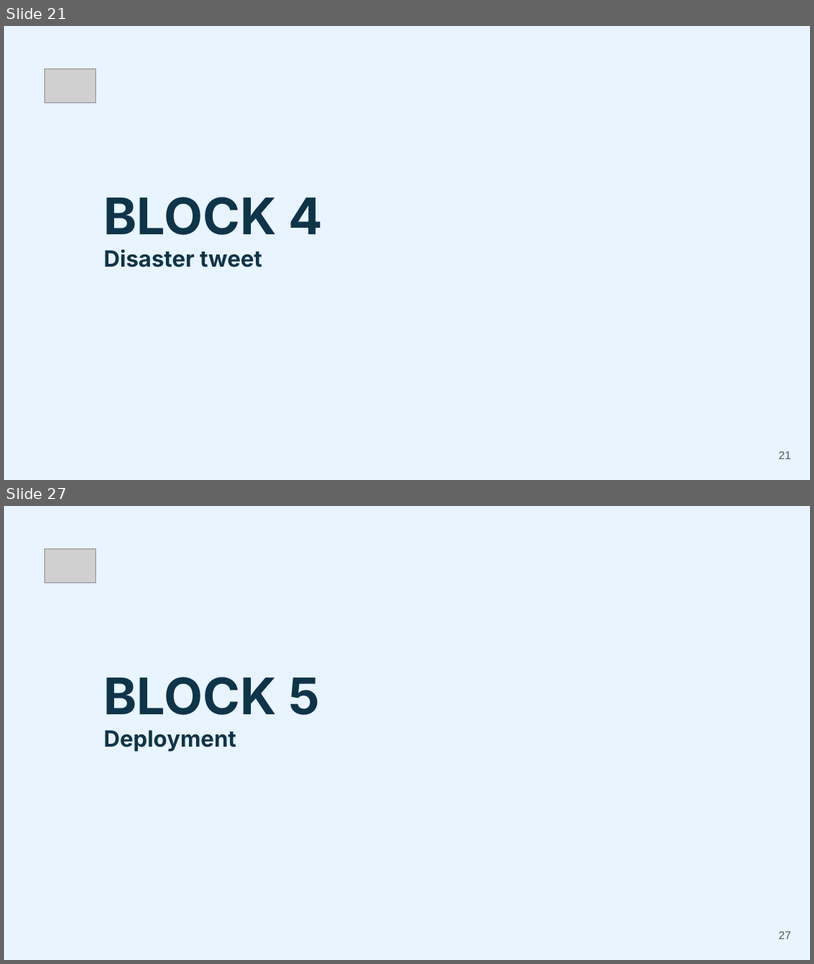
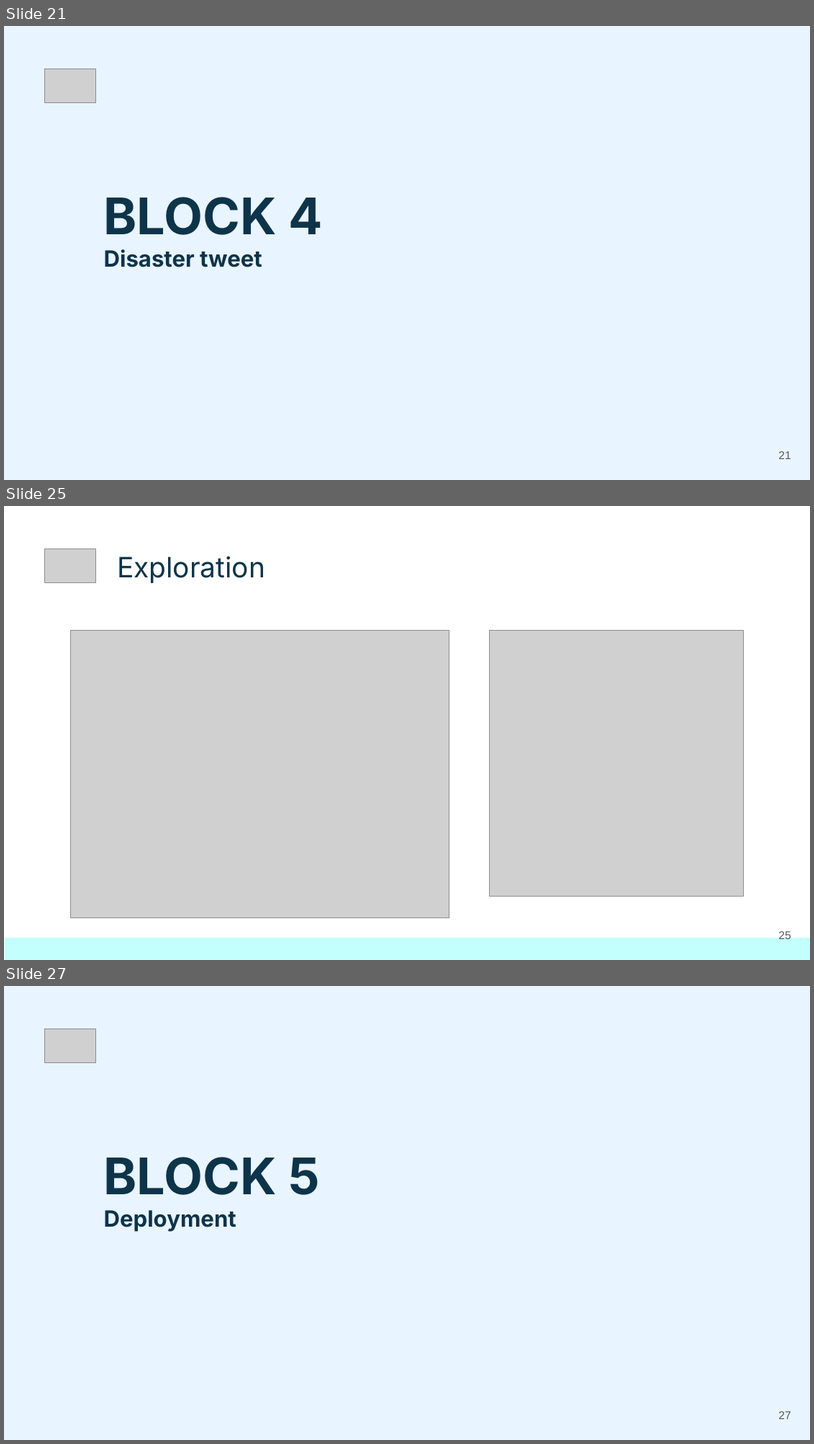
Before and after one commit to MKrouma/Jedha_Presentation, a slide deck: Jedha_certification.pptx. Shown one above the other, each under a label of ours: slides 21 and 27 before the commit, slides 21, 25 and 27 after it; the slides between them are not shown. The pictures are 814x964 and 814x1444 pixels, drawn with LibreOffice and Linux fonts; fonts in the diff are those of the drawing; grey boxes stand for pictures. Boxes give left, top, right and bottom in pixels: in the first picture for what was removed or moved away, otherwise in the second. Text is boxed around its words. In the diff, an @@ line names an element or a change of style, - is before the commit and + after.

```diff
--- a/Jedha_certification.pptx
+++ b/Jedha_certification.pptx
@@ slide 25 added at box(4, 506, 810, 960), background #FFFFFF @@
@@ picture added at box(45, 548, 96, 582) @@
@@ title added at box(117, 556, 265, 583), 25 pt, text #0E3449 @@
+Exploration
@@ picture added at box(71, 630, 450, 917) @@
@@ picture added at box(489, 630, 743, 896) @@
@@ rectangle added at box(5, 937, 810, 959), fill #C3FFFC @@
@@ page number added at box(779, 929, 791, 939), 10 pt, text #595959 @@
+25
```
Also in this commit, not shown: 2 slides changed, 3 other slides added, 4 slides removed.
